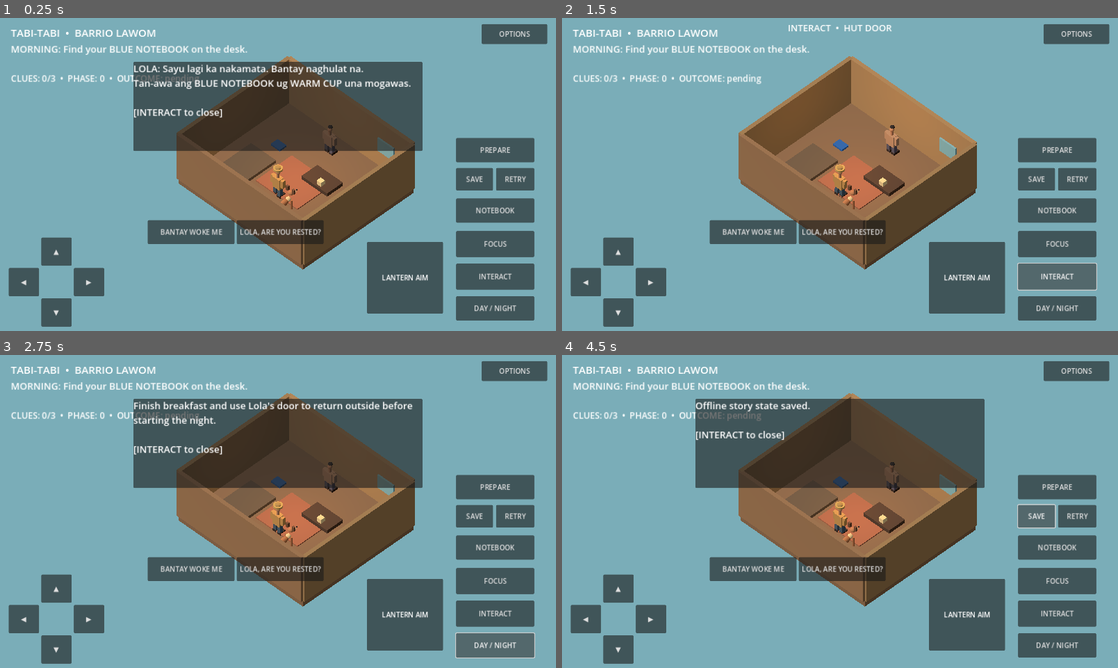
Above: before the commit, frames 1-4 (two rows, left to right).
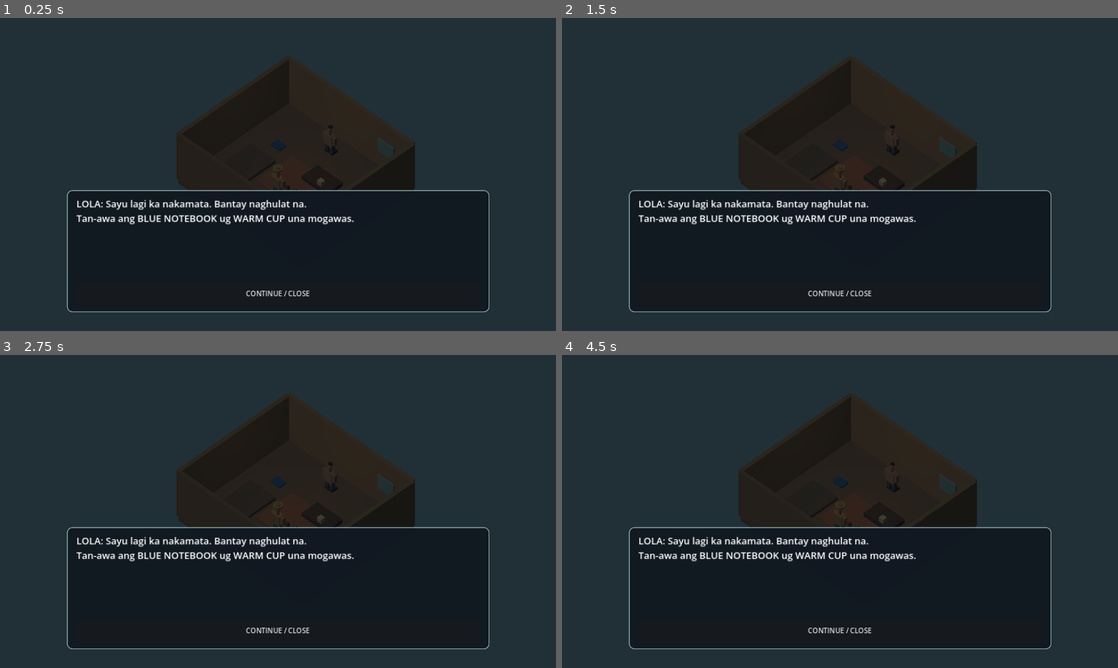
Above: after the commit, the same moments.

Repository: LokiJ07/Tabi-tabi
Game: Godot game, scene res://scenes/main.tscn
The game is run twice, just before and just after one commit, with the same random seed, the same clock (stepped at 60 frames per second) and the same inputs.
Inputs (mouse positions are in pixels of both pictures, inside the frame that each line leads up to):
- Up to frame 1 (0.25 s): no input
- Up to frame 2 (1.5 s): click (1056, 243) at 0.5 s, where only the run before the commit has a clickable "FOCUS"; click (1056, 277) at 1.25 s, where only the run before the commit has a clickable "INTERACT"
- Up to frame 3 (2.75 s): click (494, 646) at 2 s, where only the run before the commit has a clickable "DAY / NIGHT"
- Up to frame 4 (4.5 s): click (1056, 549) at 2.75 s, where only the run before the commit has a clickable "NOTEBOOK"; click (1056, 486) at 3.5 s, where only the run before the commit has a clickable "PREPARE"; click (1034, 517) at 4.25 s, where only the run before the commit has a clickable "SAVE"

The runs differ from the first frame. In frame 1, 100% of the frame differs, in the area x 0-100%, y 0-100%; in frame 2, 100%; in frame 3, 100%; in frame 4, 100%.

Commit message:
fix(android-ui): full-width readable modals, sticky close and hidden overlapping HUD

Diff:
--- a/scripts/main.gd
+++ b/scripts/main.gd
@@ -27,6 +27,8 @@
 }
 var story = NightModel.new()
 var preferences = Preferences.new()
+var gameplay_hud: Control
+var modal_backdrop: ColorRect
 var settings_panel: PanelContainer
 var pref_text_button: Button
 var pref_motion_button: Button
@@ -452,6 +454,28 @@
 	living_sound.set_audio_level(preferences.audio_level)
 
 
+func _style_modal(panel: PanelContainer) -> void:
+	var style := StyleBoxFlat.new()
+	style.bg_color = Color(0.065, 0.095, 0.13, 0.98)
+	style.border_color = Color(0.56, 0.67, 0.69, 0.9)
+	style.set_border_width_all(2)
+	style.set_corner_radius_all(12)
+	style.content_margin_left = 22.0
+	style.content_margin_right = 22.0
+	style.content_margin_top = 16.0
+	style.content_margin_bottom = 16.0
+	panel.add_theme_stylebox_override("panel", style)
+	panel.mouse_filter = Control.MOUSE_FILTER_STOP
+
+
+func _sync_modal_ui() -> void:
+	if gameplay_hud == null or modal_backdrop == null:
+		return
+	var active: bool = _is_reading_ui()
+	gameplay_hud.visible = not active
+	modal_backdrop.visible = active
+
+
 func _create_ui() -> void:
 	var canvas := CanvasLayer.new()
 	canvas.name = "HUD"
@@ -460,21 +484,26 @@
 	root.set_anchors_and_offsets_preset(Control.PRESET_FULL_RECT)
 	root.mouse_filter = Control.MOUSE_FILTER_IGNORE
 	canvas.add_child(root)
+	gameplay_hud = Control.new()
+	gameplay_hud.name = "GameplayControls"
+	gameplay_hud.set_anchors_and_offsets_preset(Control.PRESET_FULL_RECT)
+	gameplay_hud.mouse_filter = Control.MOUSE_FILTER_IGNORE
+	root.add_child(gameplay_hud)
 	info = Label.new()
 	info.position = Vector2(25, 16)
 	info.text = "TABI-TABI  •  BARRIO LAWOM"
 	info.add_theme_font_size_override("font_size", 24)
-	root.add_child(info)
+	gameplay_hud.add_child(info)
 	objective = Label.new()
 	objective.position = Vector2(25, 56)
 	objective.add_theme_font_size_override("font_size", 22)
 	objective.autowrap_mode = TextServer.AUTOWRAP_WORD_SMART
 	objective.size = Vector2(760, 65)
-	root.add_child(objective)
-	_make_button(root, "◀", Vector2(20, 575), Vector2(70, 65), func(): _set_button_axis("left", true), func(): _set_button_axis("left", false))
-	_make_button(root, "▶", Vector2(170, 575), Vector2(70, 65), func(): _set_button_axis("right", true), func(): _set_button_axis("right", false))
-	_make_button(root, "▲", Vector2(95, 505), Vector2(70, 65), func(): _set_button_axis("up", true), func(): _set_button_axis("up", false))
-	_make_button(root, "▼", Vector2(95, 645), Vector2(70, 65), func(): _set_button_axis("down", true), func(): _set_button_axis("down", false))
+	gameplay_hud.add_child(objective)
+	_make_button(gameplay_hud, "◀", Vector2(20, 575), Vector2(70, 65), func(): _set_button_axis("left", true), func(): _set_button_axis("left", false))
+	_make_button(gameplay_hud, "▶", Vector2(170, 575), Vector2(70, 65), func(): _set_button_axis("right", true), func(): _set_button_axis("right", false))
+	_make_button(gameplay_hud, "▲", Vector2(95, 505), Vector2(70, 65), func(): _set_button_axis("up", true), func(): _set_button_axis("up", false))
+	_make_button(gameplay_hud, "▼", Vector2(95, 645), Vector2(70, 65), func(): _set_button_axis("down", true), func(): _set_button_axis("down", false))
 	var aim_pad := AimPad.new()
 	aim_pad.anchor_left = 1.0
 	aim_pad.anchor_right = 1.0
@@ -486,14 +515,14 @@
 	aim_pad.offset_bottom = -40
 	aim_pad.aim_changed.connect(_on_aim_changed)
 	aim_pad.aim_released.connect(_on_aim_released)
-	root.add_child(aim_pad)
-	_make_button(root, "FOCUS", Vector2(1050, 490), Vector2(180, 60), func(): _set_focus(true), func(): _set_focus(false))
-	_make_button(root, "INTERACT", Vector2(1050, 565), Vector2(180, 60), _interact, func(): pass)
-	_make_button(root, "DAY / NIGHT", Vector2(1050, 640), Vector2(180, 56), _toggle_night, func(): pass)
-	_make_button(root, "NOTEBOOK", Vector2(1050, 415), Vector2(180, 56), _open_notebook, func(): pass)
-	_make_button(root, "PREPARE", Vector2(1050, 276), Vector2(180, 56), _open_prep, func(): pass)
-	_make_button(root, "SAVE", Vector2(1050, 345), Vector2(85, 52), _save_story, func(): pass)
-	_make_button(root, "RETRY", Vector2(1142, 345), Vector2(88, 52), _retry_story, func(): pass)
+	gameplay_hud.add_child(aim_pad)
+	_make_button(gameplay_hud, "FOCUS", Vector2(1050, 490), Vector2(180, 60), func(): _set_focus(true), func(): _set_focus(false))
+	_make_button(gameplay_hud, "INTERACT", Vector2(1050, 565), Vector2(180, 60), _interact, func(): pass)
+	_make_button(gameplay_hud, "DAY / NIGHT", Vector2(1050, 640), Vector2(180, 56), _toggle_night, func(): pass)
+	_make_button(gameplay_hud, "NOTEBOOK", Vector2(1050, 415), Vector2(180, 56), _open_notebook, func(): pass)
+	_make_button(gameplay_hud, "PREPARE", Vector2(1050, 276), Vector2(180, 56), _open_prep, func(): pass)
+	_make_button(gameplay_hud, "SAVE", Vector2(1050, 345), Vector2(85, 52), _save_story, func(): pass)
+	_make_button(gameplay_hud, "RETRY", Vector2(1142, 345), Vector2(88, 52), _retry_story, func(): pass)
 	interact_hint = Label.new()
 	interact_hint.anchor_left = 0.30
 	interact_hint.anchor_right = 0.70
@@ -504,21 +533,21 @@
 	interact_hint.horizontal_alignment = HORIZONTAL_ALIGNMENT_CENTER
 	interact_hint.add_theme_font_size_override("font_size", 21)
 	interact_hint.add_theme_color_override("font_color", Color(0.98, 0.86, 0.60))
-	root.add_child(interact_hint)
+	gameplay_hud.add_child(interact_hint)
 	courage_label = Label.new()
 	courage_label.position = Vector2(25, 196)
 	courage_label.add_theme_font_size_override("font_size", 20)
 	courage_label.add_theme_color_override("font_color", Color(0.98, 0.86, 0.61))
-	root.add_child(courage_label)
+	gameplay_hud.add_child(courage_label)
 	dog_warning_label = Label.new()
 	dog_warning_label.position = Vector2(25, 160)
 	dog_warning_label.add_theme_font_size_override("font_size", 18)
 	dog_warning_label.add_theme_color_override("font_color", Color(0.95, 0.76, 0.42))
-	root.add_child(dog_warning_label)
+	gameplay_hud.add_child(dog_warning_label)
 	stage_label = Label.new()
 	stage_label.position = Vector2(25, 125)
 	stage_label.add_theme_font_size_override("font_size", 20)
-	root.add_child(stage_label)
+	gameplay_hud.add_child(stage_label)
 	for i in range(3):
 		var index := i
 		var action := Button.new()
@@ -532,60 +561,83 @@
 		action.offset_top = -255
 		action.offset_bottom = -200
 		action.pressed.connect(func(): _choose_story_action(index))
-		root.add_child(action)
+		gameplay_hud.add_child(action)
 		choice_buttons.append(action)
 	_refresh_choices()
 	alarm_label = Label.new()
 	alarm_label.position = Vector2(25, 95)
 	alarm_label.add_theme_font_size_override("font_size", 18)
-	root.add_child(alarm_label)
+	gameplay_hud.add_child(alarm_label)
+	modal_backdrop = ColorRect.new()
+	modal_backdrop.name = "ModalDimmer"
+	modal_backdrop.set_anchors_and_offsets_preset(Control.PRESET_FULL_RECT)
+	modal_backdrop.color = Color(0.015, 0.035, 0.05, 0.76)
+	modal_backdrop.mouse_filter = Control.MOUSE_FILTER_STOP
+	root.add_child(modal_backdrop)
+	modal_backdrop.hide()
 	dialogue = PanelContainer.new()
-	dialogue.anchor_left = 0.24
-	dialogue.anchor_right = 0.76
-	dialogue.anchor_top = 0.14
-	dialogue.anchor_bottom = 0.14
-	dialogue.offset_bottom = 205
 	dialogue.name = "DialoguePanel"
-	dialogue.mouse_filter = Control.MOUSE_FILTER_STOP
+	dialogue.anchor_left = 0.12
+	dialogue.anchor_right = 0.88
+	dialogue.anchor_top = 0.55
+	dialogue.anchor_bottom = 0.94
+	_style_modal(dialogue)
 	root.add_child(dialogue)
+	var dialogue_layout := VBoxContainer.new()
+	dialogue_layout.name = "DialogueLayout"
+	dialogue_layout.add_theme_constant_override("separation", 12)
+	dialogue.add_child(dialogue_layout)
 	var dialogue_scroll := ScrollContainer.new()
 	dialogue_scroll.name = "DialogueScroll"
+	dialogue_scroll.horizontal_scroll_mode = ScrollContainer.SCROLL_MODE_DISABLED
 	dialogue_scroll.size_flags_vertical = Control.SIZE_EXPAND_FILL
 	dialogue_scroll.size_flags_horizontal = Control.SIZE_EXPAND_FILL
 	dialogue_scroll.follow_focus = true
-	dialogue.add_child(dialogue_scroll)
+	dialogue_layout.add_child(dialogue_scroll)
 	dialogue_text = Label.new()
 	dialogue_text.autowrap_mode = TextServer.AUTOWRAP_WORD_SMART
 	dialogue_text.add_theme_font_size_override("font_size", 22)
 	dialogue_text.size_flags_horizontal = Control.SIZE_EXPAND_FILL
 	dialogue_scroll.add_child(dialogue_text)
+	var dialogue_close := Button.new()
+	dialogue_close.name = "CloseDialogue"
+	dialogue_close.text = "CONTINUE / CLOSE"
+	dialogue_close.custom_minimum_size = Vector2(240, 52)
+	dialogue_close.pressed.connect(_close_dialogue)
+	dialogue_layout.add_child(dialogue_close)
 	dialogue.hide()
 	notebook_panel = PanelContainer.new()
-	notebook_panel.anchor_left = 0.26
-	notebook_panel.anchor_right = 0.74
 	notebook_panel.name = "NotebookPanel"
-	notebook_panel.anchor_top = 0.09
-	notebook_panel.anchor_bottom = 0.84
-	notebook_panel.offset_top = 0
-	notebook_panel.offset_bottom = 0
+	notebook_panel.anchor_left = 0.10
+	notebook_panel.anchor_right = 0.90
+	notebook_panel.anchor_top = 0.055
+	notebook_panel.anchor_bottom = 0.945
+	_style_modal(notebook_panel)
 	root.add_child(notebook_panel)
-	var stack := VBoxContainer.new()
-	stack.add_theme_constant_override("separation", 10)
+	var notebook_layout := VBoxContainer.new()
+	notebook_layout.name = "NotebookLayout"
+	notebook_layout.add_theme_constant_override("separation", 12)
+	notebook_panel.add_child(notebook_layout)
+	var title := Label.new()
+	title.text = "FIELD NOTEBOOK  |  NIGHT 1"
+	title.add_theme_font_size_override("font_size", 25)
+	notebook_layout.add_child(title)
 	var notebook_scroll := ScrollContainer.new()
 	notebook_scroll.name = "NotebookScroll"
+	notebook_scroll.horizontal_scroll_mode = ScrollContainer.SCROLL_MODE_DISABLED
 	notebook_scroll.size_flags_vertical = Control.SIZE_EXPAND_FILL
 	notebook_scroll.size_flags_horizontal = Control.SIZE_EXPAND_FILL
 	notebook_scroll.follow_focus = true
-	notebook_panel.add_child(notebook_scroll)
+	notebook_layout.add_child(notebook_scroll)
+	var stack := VBoxContainer.new()
+	stack.name = "EvidenceContent"
+	stack.size_flags_horizontal = Control.SIZE_EXPAND_FILL
+	stack.add_theme_constant_override("separation", 12)
 	notebook_scroll.add_child(stack)
-	var title := Label.new()
-	title.text = "FIELD NOTEBOOK  |  NIGHT 1"
-	title.add_theme_font_size_override("font_size", 25)
-	stack.add_child(title)
 	notebook_body = Label.new()
 	notebook_body.autowrap_mode = TextServer.AUTOWRAP_WORD_SMART
 	notebook_body.add_theme_font_size_override("font_size", 21)
-	notebook_body.size_flags_vertical = Control.SIZE_EXPAND_FILL
+	notebook_body.size_flags_horizontal = Control.SIZE_EXPAND_FILL
 	stack.add_child(notebook_body)
 	var links_label := Label.new()
 	links_label.text = "CONNECT EVIDENCE"
@@ -618,26 +670,33 @@
 	close_button.text = "CLOSE NOTEBOOK"
 	close_button.custom_minimum_size = Vector2(200, 48)
 	close_button.pressed.connect(_close_notebook)
-	stack.add_child(close_button)
+	close_button.name = "CloseNotebook"
+	notebook_layout.add_child(close_button)
 	notebook_panel.hide()
 	# Four active equipment slots, persisted with Night 1 state.
 	prep_panel = PanelContainer.new()
-	prep_panel.anchor_left = 0.23
-	prep_panel.anchor_right = 0.77
 	prep_panel.name = "PreparationPanel"
-	prep_panel.anchor_top = 0.08
-	prep_panel.anchor_bottom = 0.88
-	prep_panel.offset_top = 0
-	prep_panel.offset_bottom = 0
+	prep_panel.anchor_left = 0.10
+	prep_panel.anchor_right = 0.90
+	prep_panel.anchor_top = 0.055
+	prep_panel.anchor_bottom = 0.945
+	_style_modal(prep_panel)
 	root.add_child(prep_panel)
-	var kit_stack := VBoxContainer.new()
-	kit_stack.add_theme_constant_override("separation", 8)
+	var prep_layout := VBoxContainer.new()
+	prep_layout.name = "PreparationLayout"
+	prep_layout.add_theme_constant_override("separation", 10)
+	prep_panel.add_child(prep_layout)
 	var kit_scroll := ScrollContainer.new()
 	kit_scroll.name = "PreparationScroll"
+	kit_scroll.horizontal_scroll_mode = ScrollContainer.SCROLL_MODE_DISABLED
 	kit_scroll.size_flags_horizontal = Control.SIZE_EXPAND_FILL
 	kit_scroll.size_flags_vertical = Control.SIZE_EXPAND_FILL
 	kit_scroll.follow_focus = true
-	prep_panel.add_child(kit_scroll)
+	prep_layout.add_child(kit_scroll)
+	var kit_stack := VBoxContainer.new()
+	kit_stack.name = "EquipmentContent"
+	kit_stack.size_flags_horizontal = Control.SIZE_EXPAND_FILL
+	kit_stack.add_theme_constant_override("separation", 10)
 	kit_scroll.add_child(kit_stack)
 	var kit_title := Label.new()
 	kit_title.text = "RIVER PREPARATION | CHOOSE FOUR"
@@ -662,7 +721,8 @@
 	kit_close.text = "CLOSE PREPARATION"
 	kit_close.custom_minimum_size = Vector2(260, 48)
 	kit_close.pressed.connect(_close_prep)
-	kit_stack.add_child(kit_close)
+	kit_close.name = "ClosePreparation"
+	prep_layout.add_child(kit_close)
 	prep_panel.hide()
 	# Persistent accessibility options; deliberately not a second gameplay save.
 	var options_button := Button.new()
@@ -674,24 +734,30 @@
 	options_button.offset_top = 14
 	options_button.offset_bottom = 60
 	options_button.pressed.connect(_open_settings)
-	root.add_child(options_button)
+	gameplay_hud.add_child(options_button)
 	settings_panel = PanelContainer.new()
-	settings_panel.anchor_left = 0.27
-	settings_panel.anchor_right = 0.73
 	settings_panel.name = "SettingsPanel"
-	settings_panel.anchor_top = 0.15
-	settings_panel.anchor_bottom = 0.83
-	settings_panel.offset_top = 0
-	settings_panel.offset_bottom = 0
+	settings_panel.anchor_left = 0.10
+	settings_panel.anchor_right = 0.90
+	settings_panel.anchor_top = 0.055
+	settings_panel.anchor_bottom = 0.945
+	_style_modal(settings_panel)
 	root.add_child(settings_panel)
-	var options_stack := VBoxContainer.new()
-	options_stack.add_theme_constant_override("separation", 13)
+	var settings_layout := VBoxContainer.new()
+	settings_layout.name = "SettingsLayout"
+	settings_layout.add_theme_constant_override("separation", 10)
+	settings_panel.add_child(settings_layout)
 	var settings_scroll := ScrollContainer.new()
 	settings_scroll.name = "SettingsScroll"
+	settings_scroll.horizontal_scroll_mode = ScrollContainer.SCROLL_MODE_DISABLED
 	settings_scroll.size_flags_vertical = Control.SIZE_EXPAND_FILL
 	settings_scroll.size_flags_horizontal = Control.SIZE_EXPAND_FILL
 	settings_scroll.follow_focus = true
-	settings_panel.add_child(settings_scroll)
+	settings_layout.add_child(settings_scroll)
+	var options_stack := VBoxContainer.new()
+	options_stack.name = "OptionsContent"
+	options_stack.size_flags_horizontal = Control.SIZE_EXPAND_FILL
+	options_stack.add_theme_constant_override("separation", 13)
 	settings_scroll.add_child(options_stack)
 	var options_heading := Label.new()
 	options_heading.text = "ACCESSIBILITY / GAME OPTIONS"
@@ -725,8 +791,10 @@
 	exit_options.text = "CLOSE OPTIONS"
 	exit_options.custom_minimum_size = Vector2(360, 50)
 	exit_options.pressed.connect(_close_settings)
-	options_stack.add_child(exit_options)
+	exit_options.name = "CloseSettings"
+	settings_layout.add_child(exit_options)
 	settings_panel.hide()
+	_sync_modal_ui()
 
 
 func _make_button(parent: Control, title: String, pos: Vector2, size: Vector2, down: Callable, up: Callable) -> void:
@@ -901,13 +969,16 @@
 	_close_notebook()
 	_close_prep()
 	_close_settings()
-	dialogue_text.text = value + "\n\n[INTERACT to close]"
+	dialogue_text.text = value
 	dialogue.show()
+	_sync_modal_ui()
 
 
 func _close_dialogue() -> void:
-	dialogue.hide()
+	if dialogue != null:
+		dialogue.hide()
 	_clear_touch_input()
+	_sync_modal_ui()
 
 
 func _toggle_night() -> void:
@@ -1122,12 +1193,14 @@
 	_close_prep()
 	settings_panel.show()
 	_refresh_options()
+	_sync_modal_ui()
 
 
 func _close_settings() -> void:
 	if settings_panel != null:
 		settings_panel.hide()
 	_clear_touch_input()
+	_sync_modal_ui()
 
 
 func _refresh_options() -> void:
@@ -1204,12 +1277,14 @@
 	_close_settings()
 	prep_panel.show()
 	_refresh_prep()
+	_sync_modal_ui()
 
 
 func _close_prep() -> void:
 	if prep_panel != null:
 		prep_panel.hide()
 	_clear_touch_input()
+	_sync_modal_ui()
 
 
 func _refresh_prep() -> void:
@@ -1252,6 +1327,7 @@
 	_close_dialogue()
 	notebook_panel.show()
 	_refresh_notebook()
+	_sync_modal_ui()
 
 
 func _refresh_notebook() -> void:
@@ -1286,6 +1362,7 @@
 	if notebook_panel != null:
 		notebook_panel.hide()
 	_clear_touch_input()
+	_sync_modal_ui()
 
 
 func _save_story_silent() -> void:
--- a/tests/night01_hud_test.gd
+++ b/tests/night01_hud_test.gd
@@ -17,7 +17,12 @@
 	game._close_dialogue()
 	game._open_notebook()
 	check(game._is_reading_ui(), "notebook pauses walking")
-	check(game.notebook_panel.get_node_or_null("NotebookScroll") != null, "notebook supports overflowing clues")
+	check(game.notebook_panel.get_node_or_null("NotebookLayout/NotebookScroll") != null, "notebook supports overflowing clues")
+	check(game.notebook_panel.anchor_right - game.notebook_panel.anchor_left >= 0.75, "notebook occupies wide readable viewport area")
+	check(game.notebook_panel.anchor_bottom - game.notebook_panel.anchor_top >= 0.85, "notebook fills most of the phone height")
+	check(game.notebook_panel.get_node("NotebookLayout/CloseNotebook").get_parent() != game.notebook_panel.get_node("NotebookLayout/NotebookScroll"), "notebook close stays outside evidence scroll")
+	check(game.modal_backdrop.visible and not game.gameplay_hud.visible, "notebook dims the scene and hides all gameplay HUD")
+	check(not game.choice_buttons[0].is_visible_in_tree(), "story choice buttons do not overlap notebook")
 	check(game.notebook_panel.anchor_bottom > game.notebook_panel.anchor_top, "notebook scales vertically with viewport")
 	game._set_button_axis("right", true)
 	game._set_focus(true)
@@ -25,20 +30,26 @@
 	check(game._is_reading_ui(), "settings keeps gameplay input blocked")
 	check(game.touch_axes == Vector2.ZERO and not game.focus_held, "opening modal releases held movement and Focus")
 	check(not game.notebook_panel.visible, "only one readable modal")
-	check(game.settings_panel.get_node_or_null("SettingsScroll") != null, "long settings menu is scrollable")
+	check(game.settings_panel.get_node_or_null("SettingsLayout/SettingsScroll") != null, "long settings menu is scrollable")
+	check(game.settings_panel.get_node_or_null("SettingsLayout/CloseSettings") != null, "settings close button remains fixed outside scrolling options")
+	check(game.modal_backdrop.visible and not game.gameplay_hud.visible, "settings hides movement controls")
 	game._close_settings()
 	game._open_prep()
-	check(game.prep_panel.get_node_or_null("PreparationScroll") != null, "inventory readable with larger fonts")
+	check(game.prep_panel.get_node_or_null("PreparationLayout/PreparationScroll") != null, "inventory readable with larger fonts")
+	check(game.prep_panel.get_node_or_null("PreparationLayout/ClosePreparation") != null, "preparation close remains visible independent of scroll")
 	game._close_prep()
 	game._show_dialogue("A readable conversation with Lola Pasing.")
 	check(game._is_reading_ui(), "dialogue blocks movement")
-	check(game.dialogue.get_node_or_null("DialogueScroll") != null, "long dialogue can scroll without clipping")
+	check(game.dialogue.get_node_or_null("DialogueLayout/DialogueScroll") != null, "long dialogue can scroll without clipping")
+	check(game.dialogue.get_node_or_null("DialogueLayout/CloseDialogue") != null, "dialogue has a touch-accessible close button")
+	check(not game.gameplay_hud.visible, "interact and movement buttons hidden behind dialogue")
 	game._set_button_axis("right", true)
 	var before: Vector3 = game.player.global_position
 	game._physics_process(0.25)
 	check(game.player.global_position.distance_to(before) < 0.06, "touch movement remains blocked even when pressed while dialogue open")
 	game._close_dialogue()
 	check(not game._is_reading_ui(), "closing overlays restores movement")
+	check(game.gameplay_hud.visible and not game.modal_backdrop.visible, "closing modal restores the ordinary gameplay HUD")
 	game.preferences.text_scale = 1.4
 	game._apply_preferences()
 	check(game.dialogue_text.get_theme_font_size("font_size") >= 28, "large subtitle setting changes text")
Not shown, added: docs/G5_MOBILE_MODAL_LAYOUT.md
